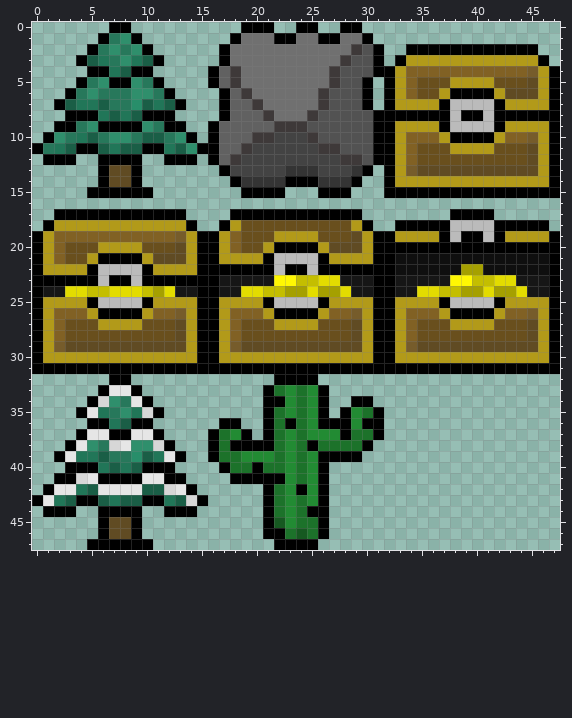
Edited in one commit: pixel-art sprite (graphics/map/features.png). Above, as it was before the edit.
The file is 48x48 pixels. Colours within 5 levels of each other are drawn and written as one.
Now the later version:
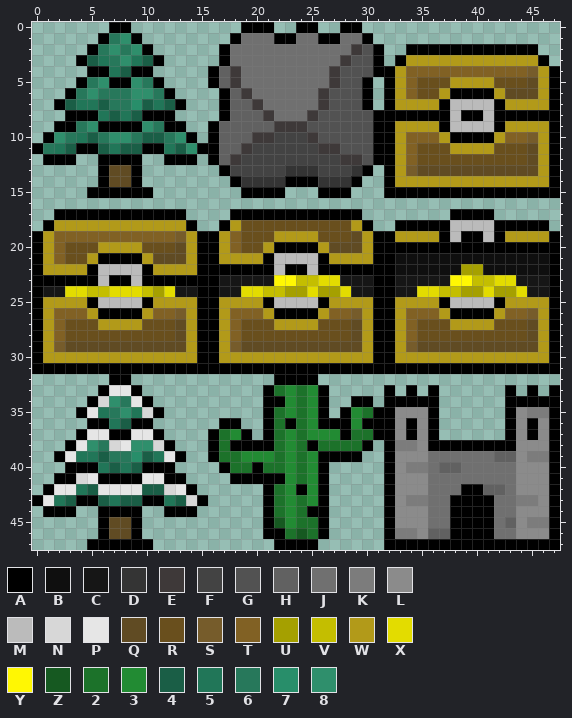
Palette (. is transparent): A #000000  B #0f0f0f  C #161616  D #343434  E #3e3939  F #434343  G #525252  H #616161  J #707070  K #7c7c7c  L #8b8b8b  M #bbbbbb  N #d7d7d7  P #e6e6e6  Q #604b23  R #694f1d  S #765c2b  T #816124  U #a5a000  V #c4be00  W #b29a19  X #e3dc00  Y #fff703  Z #165921  2 #1c722a  3 #228b33  4 #1a5e46  5 #217658  6 #27785b  7 #288e6a  8 #2f8f6c
The author wrote: added basic gateway feature
The exact change:
y 33: x 32 . -> A; x 34 . -> A; x 36 . -> A; x 43 . -> A; x 45 . -> A; x 47 . -> A
y 34: x 32..36 ..... -> AAAAA; x 43..47 ..... -> AAAAA
y 35: x 32..36 ..... -> ALLLA; x 43..47 ..... -> ALKKA
y 36..37: x 32..36 ..... -> ALALA; x 43..47 ..... -> ALALA
y 38: x 32..47 ................ -> AKKLAAAAAAAALLLA
y 39: x 32..47 ................ -> ALLLJJJJJJHHLKKA
y 40: x 32..47 ................ -> ALKKJHHJJJJJLLLA
y 41: x 32..47 ................ -> ALLLJJJJJJJJLLLA
y 42: x 32..47 ................ -> ALLLJJJAAHHJLLLA
y 43: x 32..47 ................ -> ALKKJJAAAAJJKKLA
y 44: x 32..47 ................ -> ALLLJJAAAAJJLLLA
y 45: x 32..47 ................ -> ALLLJJAAAAJHLKKA
y 46: x 32..47 ................ -> AKKLHHAAAAJJLLLA
y 47: x 32..47 ................ -> AAAAAAAAAAAAAAAA
Where, in picture pixels (left, top, right, bottom), the same in both pictures:
added: (384, 385, 560, 550)
